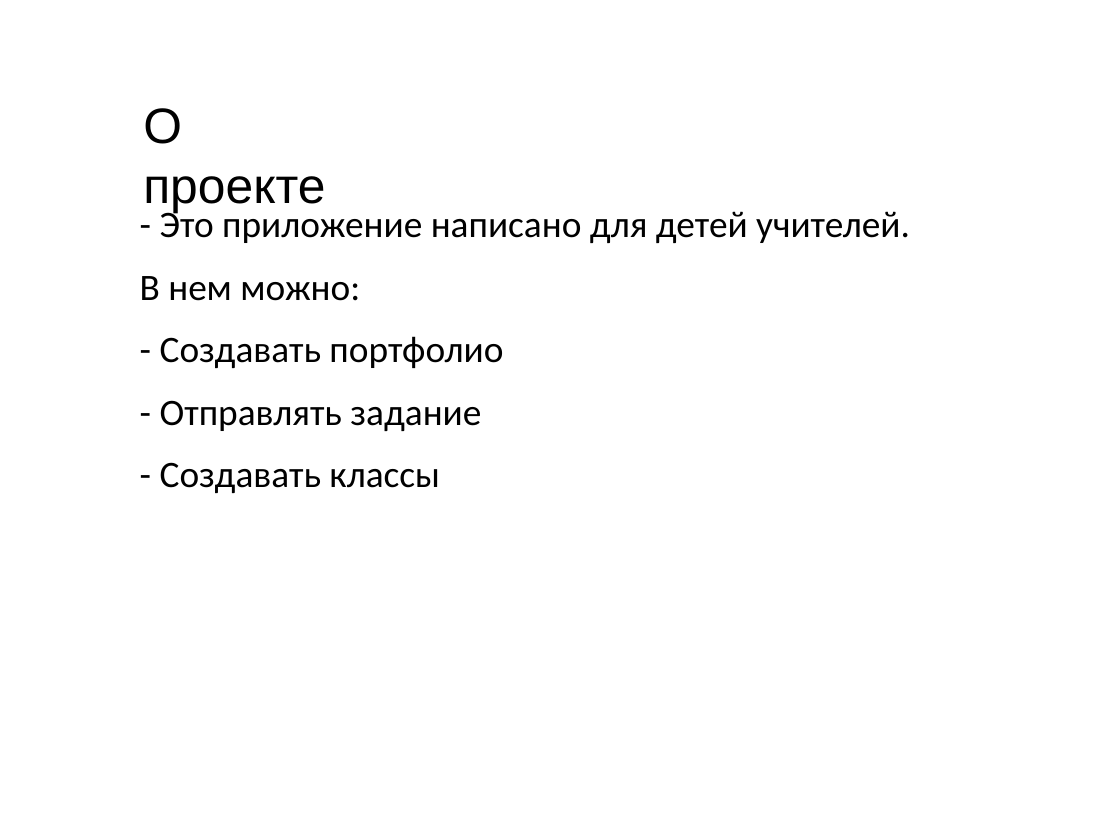
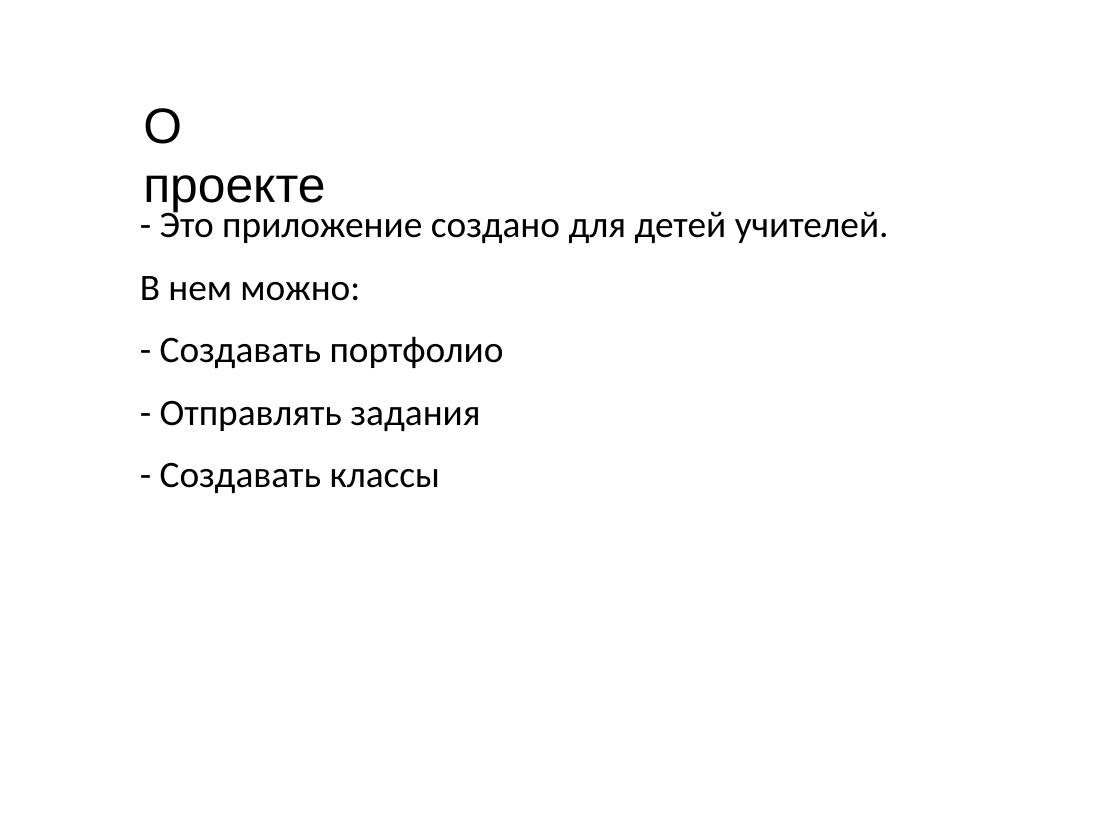
Before and after one commit to OCCCAS/Yandex, a slide deck: slide 2 of resources/PortSave.pptx. Drawn at 1120x840 pixels with LibreOffice and Linux fonts; fonts in the diff are those of the drawing; background and template pictures are left out. Boxes give left, top, right and bottom in pixels: in the first picture for what was removed or moved away, otherwise in the second. Text is boxed around its words. In the diff, an @@ line names an element or a change of style, - is before the commit and + after.

```diff
--- a/resources/PortSave.pptx
+++ b/resources/PortSave.pptx
@@ text at bbox=[160, 206, 889, 243]: text changed @@
-- Это приложение написано для детей учителей.
+- Это приложение создано для детей учителей.
@@ text at bbox=[160, 400, 480, 431]: text changed @@
-- Отправлять задание
+- Отправлять задания
```
Also in this commit, not shown: 4 other slides changed, 8 other files.
